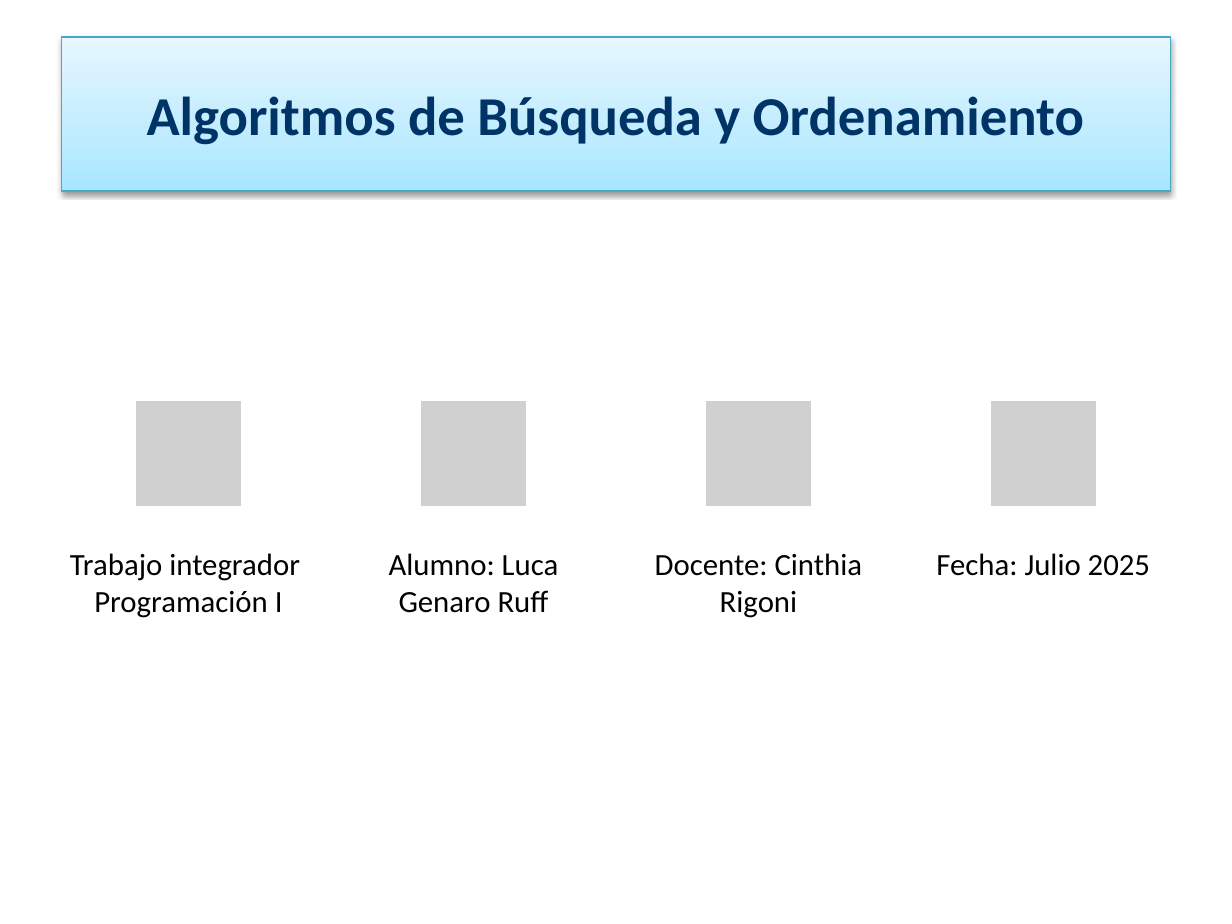
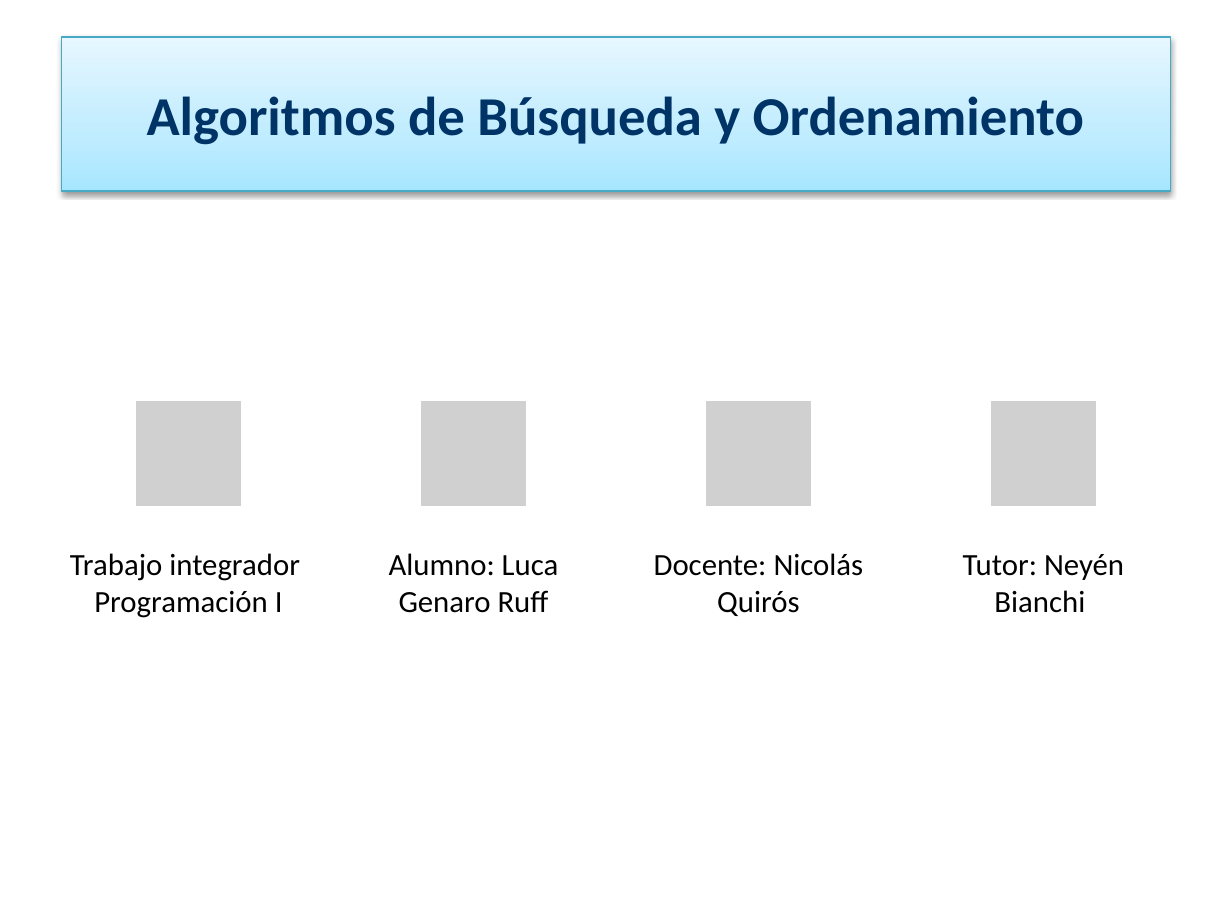
Before and after one commit to LucaR0801/T.P-Integrador-Programaci-n-1, a slide deck: slide 1 of Presentación - TP Programación I - Luca Ruff (Estilizada).pptx. Drawn at 1232x924 pixels with LibreOffice and Linux fonts; fonts in the diff are those of the drawing; grey boxes stand for pictures. Boxes give left, top, right and bottom in pixels: in the first picture for what was removed or moved away, otherwise in the second. Text is boxed around its words. In the diff, an @@ line names an element or a change of style, - is before the commit and + after.

```diff
--- a/Presentación - TP Programación I - Luca Ruff (Estilizada).pptx
+++ b/Presentación - TP Programación I - Luca Ruff (Estilizada).pptx
@@ text at [654,553,864,616]: text changed @@
-Docente: Cinthia Rigoni
+Docente: Nicolás Quirós
@@ text at [963,554,1124,613]: text changed @@
-Fecha: Julio 2025
+Tutor: Neyén Bianchi
```
